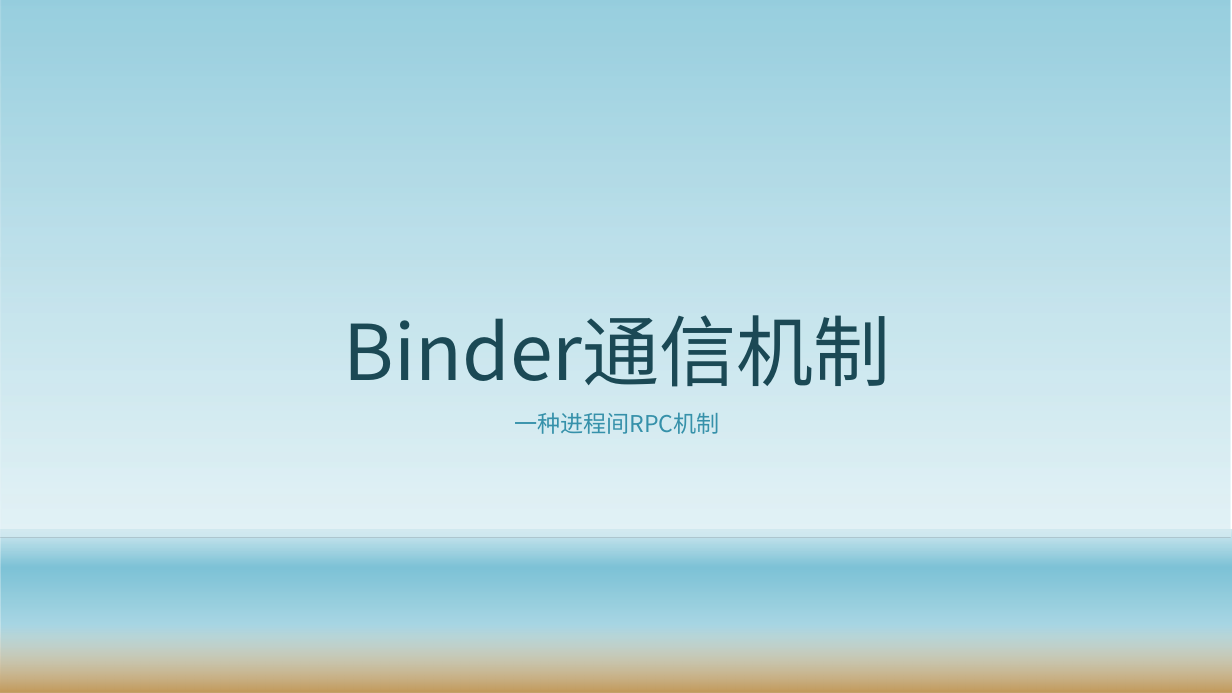
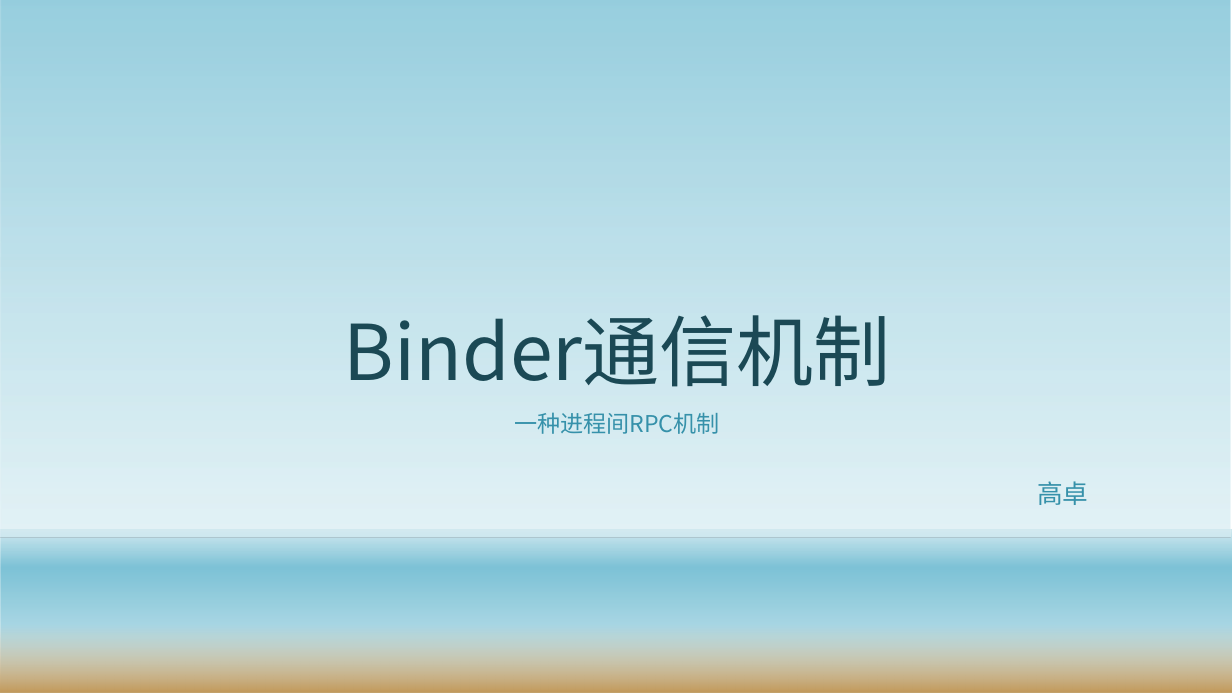
Before and after one commit to gaozhuo/binder-, a slide deck: slide 1 of 技术分享.pptx. Drawn at 1232x693 pixels with LibreOffice and Linux fonts; fonts in the diff are those of the drawing; background and template pictures are left out. Boxes give left, top, right and bottom in pixels: in the first picture for what was removed or moved away, otherwise in the second. Text is boxed around its words. In the diff, an @@ line names an element or a change of style, - is before the commit and + after.

```diff
--- a/技术分享.pptx
+++ b/技术分享.pptx
@@ text added at (1037,481,1088,505), 20 pt, text #3691AA @@
+高卓
```
Also in this commit, not shown: 1 other slide changed, 1 slide added, 7 other files.
